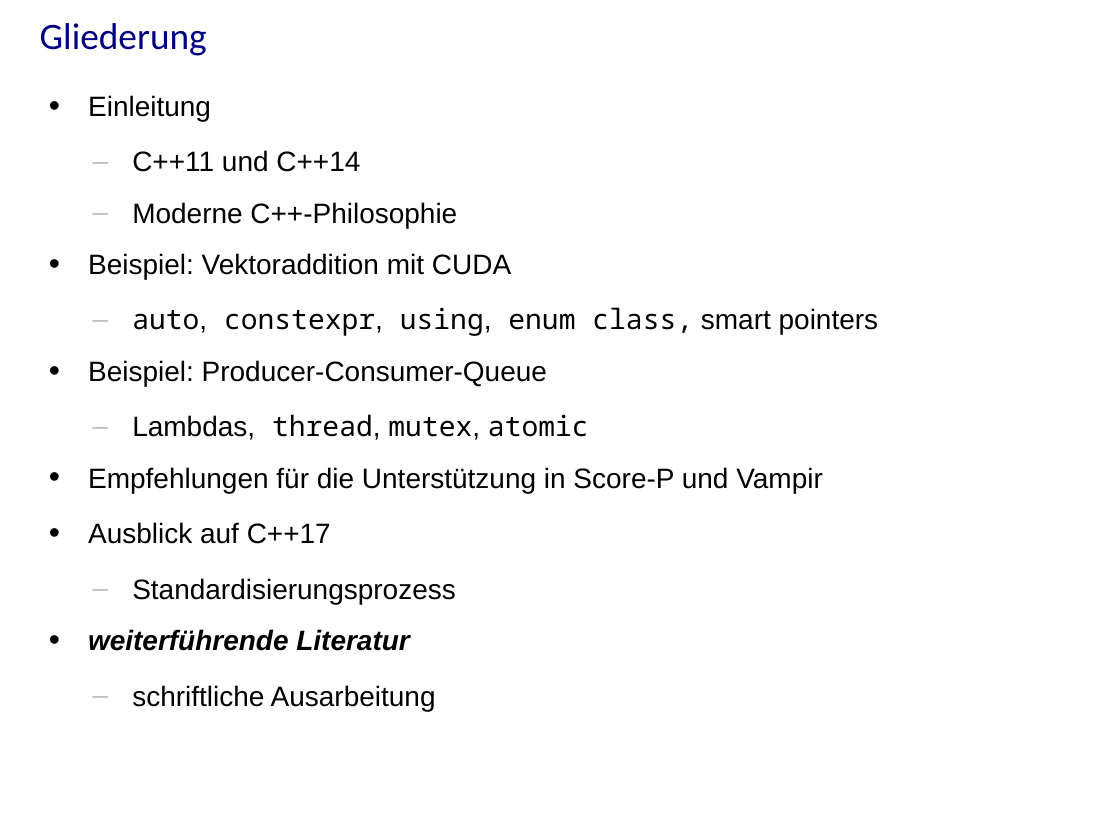
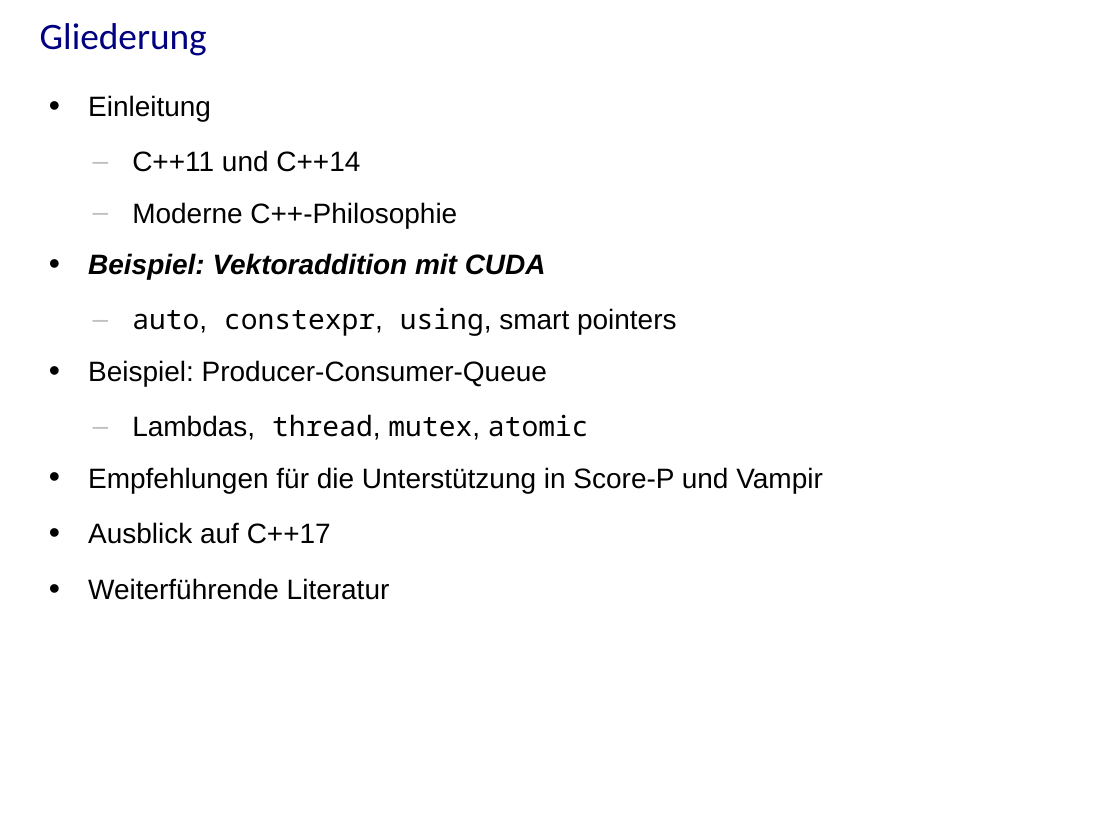
Before and after one commit to j-stephan/hs16, a slide deck: slide 17 of presentation/presentation.odp (slide 47 before the commit). Drawn at 1120x840 pixels with LibreOffice and Linux fonts; fonts in the diff are those of the drawing; background and template pictures are left out. Boxes give left, top, right and bottom in pixels: in the first picture for what was removed or moved away, otherwise in the second. Text is boxed around its words. In the diff, an @@ line names an element or a change of style, - is before the commit and + after.

```diff
--- a/presentation/presentation.odp
+++ b/presentation/presentation.odp
@@ text at box(88, 253, 546, 279): bold on, italic on in "Beispiel: Vektoraddition mit CUDA" @@
@@ text at box(132, 307, 677, 336): text changed @@
-  – auto, constexpr, using, enum class, smart pointers
+  – auto, constexpr, using, smart pointers
@@ text at box(88, 578, 390, 600): text changed @@
-  – Standardisierungsprozess
-• weiterführende Literatur
-  – schriftliche Ausarbeitung
+• Weiterführende Literatur
```
Also in this commit, not shown: 21 other slides changed, 1 slide added, 3 other files.
